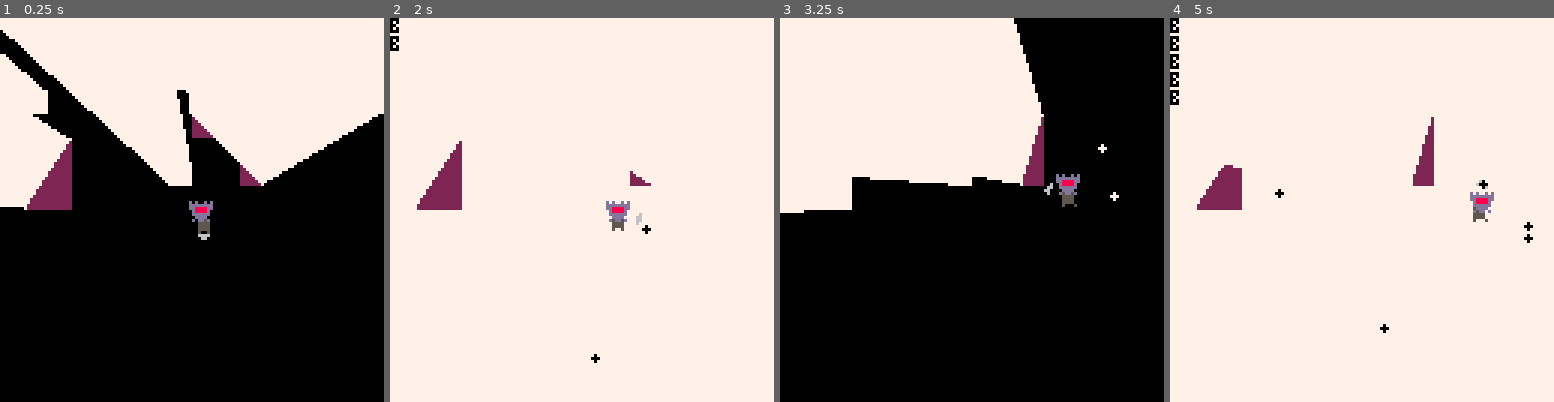
Above: before the commit, frames 1-4 (left to right).
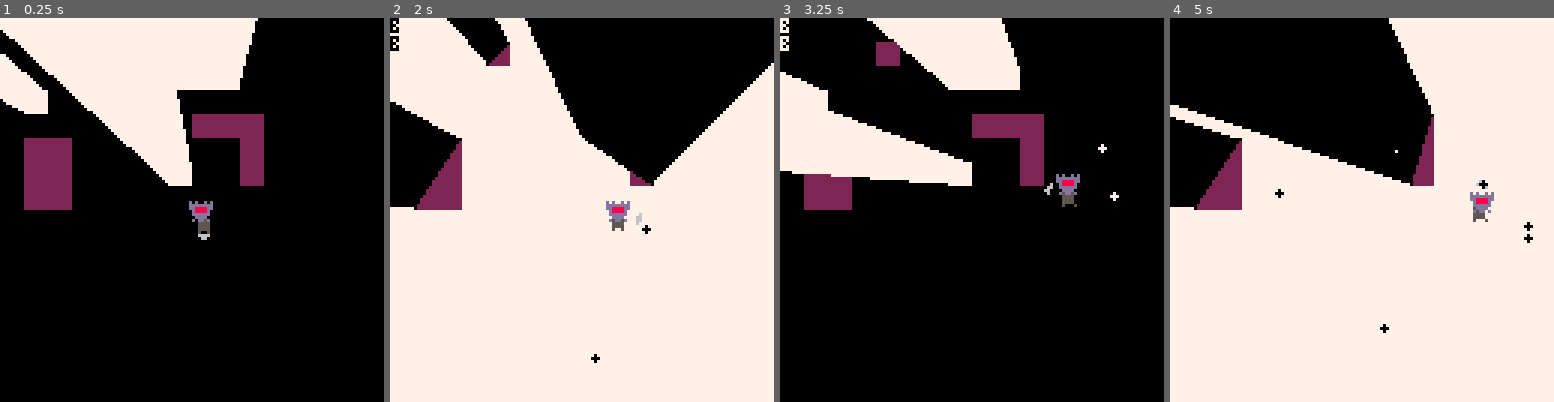
Above: after the commit, the same moments.

Repository: Shishudy/GlobalGameJam2026
Game: PICO-8 cartridge lua/playertest.p8
Same seed, same stepped clock (60 frames per second), same inputs: the game is played once before the commit and once after it.
Inputs:
- Up to frame 1 (0.25 s): no input
- Up to frame 2 (2 s): tap X (X key) at 0.33, 1.07, 1.85 s; tap O (Z key) at 0.7, 1.7 s; hold Right from 1.6 s (still down)
- Up to frame 3 (3.25 s): release Right at 2.1 s; tap O (Z key) at 2.1, 2.5, 2.9 s; hold Up 2.15-2.42 s; hold Right 2.47-3.03 s; tap X (X key) at 2.97 s; hold Left from 3.08 s (still down)
- Up to frame 4 (5 s): tap O (Z key) every 0.4 s from 3.3 to 4.9 s; release Left at 3.58 s; hold Down 3.63-3.97 s; hold Right 4.02-4.68 s; tap X (X key) at 4.08 s; hold Up from 4.73 s (still down)

The runs differ from the first frame. In frame 1, 18% of the frame differs, in the area x 0-100%, y 0-50%; in frame 2, 22%; in frame 3, 17%; in frame 4, 24%, in the area x 0-69%, y 0-50%.

Commit message:
Correspoding shadows implemented

Diff:
--- a/lua/helpers.lua
+++ b/lua/helpers.lua
@@ -133,15 +133,13 @@
 	end
 end
 
-function object_has_collision(x, y)
+function object_has_collision(x, y, flag)
 	-- Uses tile index(need to divide pixels by 8 and use floor)
 	if x < MAP_W_MIN or x > MAP_W_MAX or y < MAP_H_MIN or y > MAP_H_MAX then
 		return false
 	end
 	local id = mget(x, y)
-	for f in all(collision_flags) do
-		if fget(id, f) then return true end
-	end
+	if fget(id, flag) then return true end
 	return false
 end
 
--- a/lua/shadows.lua
+++ b/lua/shadows.lua
@@ -1,5 +1,5 @@
 shadow_coroutine = nil
--- {tiles{{tx,ty},}, vertices{{vx,vy},}, visible_vertices{{vx,vy},} }
+-- {{color_flag, tiles{{tx,ty},}, vertices{{vx,vy},}, visible_vertices{{vx,vy},}}, }
 shadow_objects = {}
 
 function init_shadow_objects()
@@ -8,7 +8,6 @@
     MAP_H_MIN = MAP_H * flr((current_level - 1) / 8)
     MAP_H_MAX = MAP_H * (flr((current_level - 1) / 8) + 1) - 1
 
-    -- {tiles{{tx,ty},}, vertices{{vx,vy},}, visible_vertices{{vx,vy},} }
     shadow_objects = {}
     local seen = {}
 
@@ -28,6 +27,8 @@
                 local obj = { tiles = {}, vertices = {} }
                 local queue = { { tx, ty } }
                 seen[k(tx, ty)] = true
+                local color_flag = fget(id, 0) and 0 or 1
+                obj.color_flag = color_flag
 
                 -- flood fill
                 while #queue > 0 do
@@ -44,7 +45,7 @@
                         -- clamp to window
                         if nx >= MAP_W_MIN and nx <= MAP_W_MAX and ny >= MAP_H_MIN and ny <= MAP_H_MAX then
                             local nid = mget(nx, ny)
-                            if (fget(nid, 0) or fget(nid, 1)) and not seen[k(nx, ny)] then
+                            if fget(nid, color_flag) and not seen[k(nx, ny)] then
                                 seen[k(nx, ny)] = true
                                 add(queue, { nx, ny })
                             end
@@ -55,7 +56,7 @@
                 for i = 1, #obj.tiles do
                     -- Block location
                     local px, py = obj.tiles[i][1], obj.tiles[i][2]
-                    result = check_outer_vertices(px, py)
+                    result = check_outer_vertices(px, py, color_flag)
                     for r = 1, #result do
                         add(obj.vertices, result[r])
                     end
@@ -71,7 +72,7 @@
     end
 end
 
-function check_outer_vertices(x1, y1)
+function check_outer_vertices(x1, y1, color_flag)
     -- returns a list of pixel coords { {px,py}, ... } of exposed outer vertices
     local results = {}
     -- name, pixel offset within tile, and the three neighbor tiles that must be empty
@@ -104,12 +105,12 @@
             goto continue_corner
         end
 
-        -- check all three neighbor tiles around this corner dont have shadow
+        -- check all three neighbor tiles around this corner dont have collision
         local good_vertice = true
         for nb in all(c.nbs) do
             local nx = x1 + nb[1]
             local ny = y1 + nb[2]
-            if object_has_collision(nx, ny) then
+            if object_has_collision(nx, ny, color_flag) then
                 good_vertice = false
                 break
             end
@@ -127,7 +128,7 @@
     return results
 end
 
-function is_vertice_visible(px, py, vx, vy, tiles)
+function is_vertice_visible(px, py, vx, vy, tiles, flag)
     -- returns true if segment (px,py) -> (vx,vy) does NOT hit other part of the same object
     local dx = vx - px
     local dy = vy - py
@@ -152,7 +153,7 @@
 
         -- check current tile
         local tx, ty = tile_at_pixel(x, y)
-        if object_has_collision(tx, ty) and contains_pair(tiles, tx, ty) then
+        if object_has_collision(tx, ty, flag) and contains_pair(tiles, tx, ty) then
             return false
         end
     end
@@ -164,12 +165,13 @@
     local tiles = obj.tiles
     local verts = obj.vertices or {}
     local visible_vertices = {}
+    local color_flag = obj.color_flag
     -- for vertice of object
     for v = 1, #verts do
         local vx, vy = verts[v][1], verts[v][2]
         local px, py = player.x + (TILE / 2), player.y + (TILE / 2)
 
-        if is_vertice_visible(px, py, vx, vy, tiles) then
+        if is_vertice_visible(px, py, vx, vy, tiles, color_flag) then
             add(visible_vertices, { verts[v][1], verts[v][2] })
         end
     end
@@ -239,42 +241,44 @@
     end
 end
 
-function adjust_vertice(x, y)
+function adjust_vertice(x, y, flag)
     local nbs = { { -1, -1 }, { 1, -1 }, { -1, 1 }, { 1, 1 } }
     for nb = 1, #nbs do
         local nx = x + nbs[nb][1]
         local ny = y + nbs[nb][2]
-        if object_has_collision(flr(nx / 8), flr(ny / 8)) then
+        if object_has_collision(flr(nx / 8), flr(ny / 8), flag) then
             return nx, ny
         end
     end
 end
 
 function draw_shadow()
-    local oposite_color = 7
     all_shadows = {}
     for o = 1, #shadow_objects do
         local obj = shadow_objects[o]
         local tiles = obj.tiles
         local vertices = obj.vertices
         local vvertices = obj.visible_vertices
-        if #vvertices >= 2 then
-            local i1, a1, i2, a2 = get_shadow_angles(vvertices, tiles[1])
-            local x1, y1 = vvertices[i1][1], vvertices[i1][2]
-            local x2, y2 = vvertices[i2][1], vvertices[i2][2]
-
-            -- check all all neighbor tiles around this corner for collision
-            nbs = { { -1, -1 }, { 1, -1 }, { -1, 1 }, { -1, -1 } }
-            local good_vertice = true
-
-            x1, y1 = adjust_vertice(x1, y1)
-            x2, y2 = adjust_vertice(x2, y2)
-
-            local fx1, fy1 = x1 + sin(a1 / 360) * shadow_len, y1 + cos(a1 / 360) * shadow_len
-            local fx2, fy2 = x2 + sin(a2 / 360) * shadow_len, y2 + cos(a2 / 360) * shadow_len
-
-            pelogen_tri_hvb(x1, y1, x2, y2, fx1, fy1, oposite_color)
-            pelogen_tri_hvb(x2, y2, fx1, fy1, fx2, fy2, oposite_color)
+        local color_flag = obj.color_flag
+        if color_flag == maskFlag then
+            if #vvertices >= 2 then
+                local i1, a1, i2, a2 = get_shadow_angles(vvertices, tiles[1])
+                local x1, y1 = vvertices[i1][1], vvertices[i1][2]
+                local x2, y2 = vvertices[i2][1], vvertices[i2][2]
+
+                -- check all all neighbor tiles around this corner for collision
+                nbs = { { -1, -1 }, { 1, -1 }, { -1, 1 }, { -1, -1 } }
+                local good_vertice = true
+
+                x1, y1 = adjust_vertice(x1, y1, color_flag)
+                x2, y2 = adjust_vertice(x2, y2, color_flag)
+
+                local fx1, fy1 = x1 + sin(a1 / 360) * shadow_len, y1 + cos(a1 / 360) * shadow_len
+                local fx2, fy2 = x2 + sin(a2 / 360) * shadow_len, y2 + cos(a2 / 360) * shadow_len
+
+                pelogen_tri_hvb(x1, y1, x2, y2, fx1, fy1, negativeMaskColor)
+                pelogen_tri_hvb(x2, y2, fx1, fy1, fx2, fy2, negativeMaskColor)
+            end
         end
     end
     --fps
